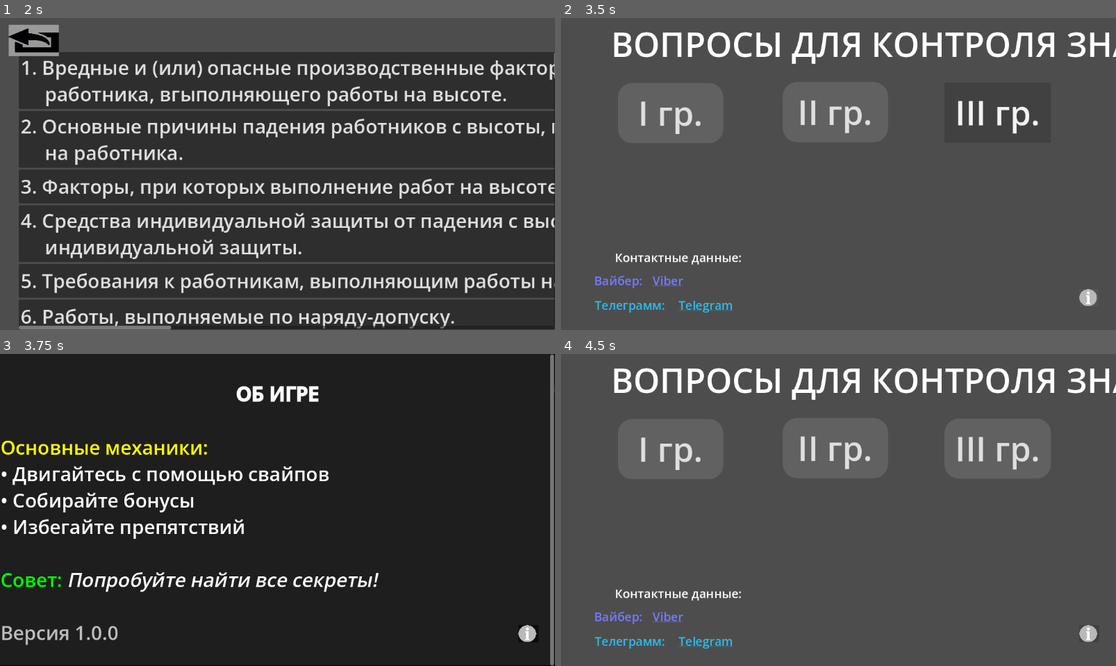
Above: before the commit, frames 1-4 (two rows, left to right).
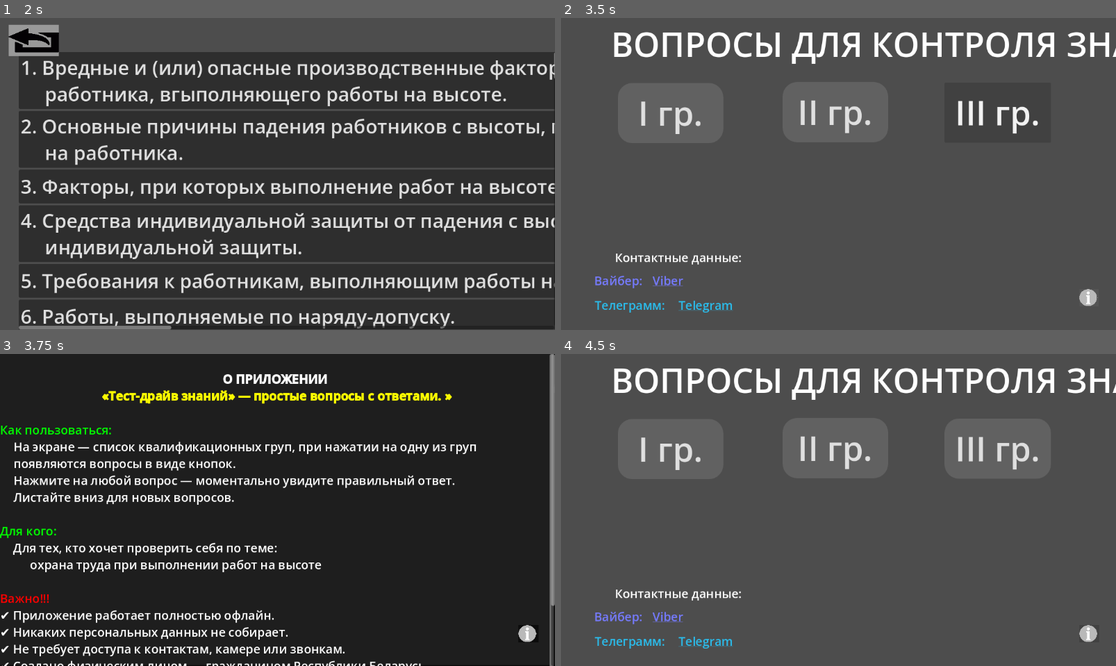
Above: after the commit, the same moments.

Repository: MV1312/labor_protection
Game: Godot game, scene res://scenes/main.tscn
Same seed, same stepped clock (60 frames per second), same inputs: the game is played once before the commit and once after it.
Inputs (mouse positions are in pixels of both pictures, inside the frame that each line leads up to):
- Up to frame 1 (2 s): click "I гр." at 0.5 s; click "II гр." at 1.25 s
- Up to frame 2 (3.5 s): click (594, 39) at 2 s; click "III гр." at 2.75 s
- Up to frame 3 (3.75 s): click "Инфо" at 3.5 s
- Up to frame 4 (4.5 s): click "Скрыть" at 4.25 s

Frames 1-2 are identical in both runs. In frame 3, 14% of the frame differs, in the area x 0-100%, y 0-100%; in frame 4, nothing differs.

Commit message:
Editing the position and content of the text with information.

Diff:
--- a/scenes/info_overlay.tscn
+++ b/scenes/info_overlay.tscn
@@ -40,11 +40,11 @@
 layout_mode = 2
 size_flags_horizontal = 6
 size_flags_vertical = 6
-theme_override_font_sizes/normal_font_size = 40
-theme_override_font_sizes/bold_font_size = 40
-theme_override_font_sizes/bold_italics_font_size = 40
-theme_override_font_sizes/italics_font_size = 40
-theme_override_font_sizes/mono_font_size = 40
+theme_override_font_sizes/normal_font_size = 25
+theme_override_font_sizes/bold_font_size = 25
+theme_override_font_sizes/bold_italics_font_size = 25
+theme_override_font_sizes/italics_font_size = 25
+theme_override_font_sizes/mono_font_size = 25
 bbcode_enabled = true
 fit_content = true
 scroll_following_visible_characters = true
--- a/scripts/info_overlay.gd
+++ b/scripts/info_overlay.gd
@@ -8,14 +8,26 @@
 
 # Можно хранить текст в ресурсе или файле
 var info_content: String = """
-[center][b]ОБ ИГРЕ[/b][/center]
+[center][b]О ПРИЛОЖЕНИИ [/b][/center]
+[center][color=yellow][b]«Тест-драйв знаний» — простые вопросы с ответами. »[/b][/color][/center]
 
-[color=yellow]Основные механики:[/color]
-• Двигайтесь с помощью свайпов
-• Собирайте бонусы
-• Избегайте препятствий
+[color=green]Как пользоваться:[/color]
+	На экране — список квалификационных груп, при нажатии на одну из груп
+	появляются вопросы в виде кнопок.
+	Нажмите на любой вопрос — моментально увидите правильный ответ.
+	Листайте вниз для новых вопросов.
 
-[color=green]Совет:[/color] [i]Попробуйте найти все секреты![/i]
+[color=green]Для кого: [/color]
+    Для тех, кто хочет проверить себя по теме:
+		 охрана труда при выполнении работ на высоте
+
+[color=red]Важно!!![/color]
+✔ Приложение работает полностью офлайн.
+✔ Никаких персональных данных не собирает.
+✔ Не требует доступа к контактам, камере или звонкам.
+✔ Создано физическим лицом — гражданином Республики Беларусь.
+
+[i] Отдельная благодарность, при создании приложения, семье Астапова Д.Э.[/i]
 
 [color=gray]Версия 1.0.0[/color]
 """
Not shown, changed: release/OT.apk
